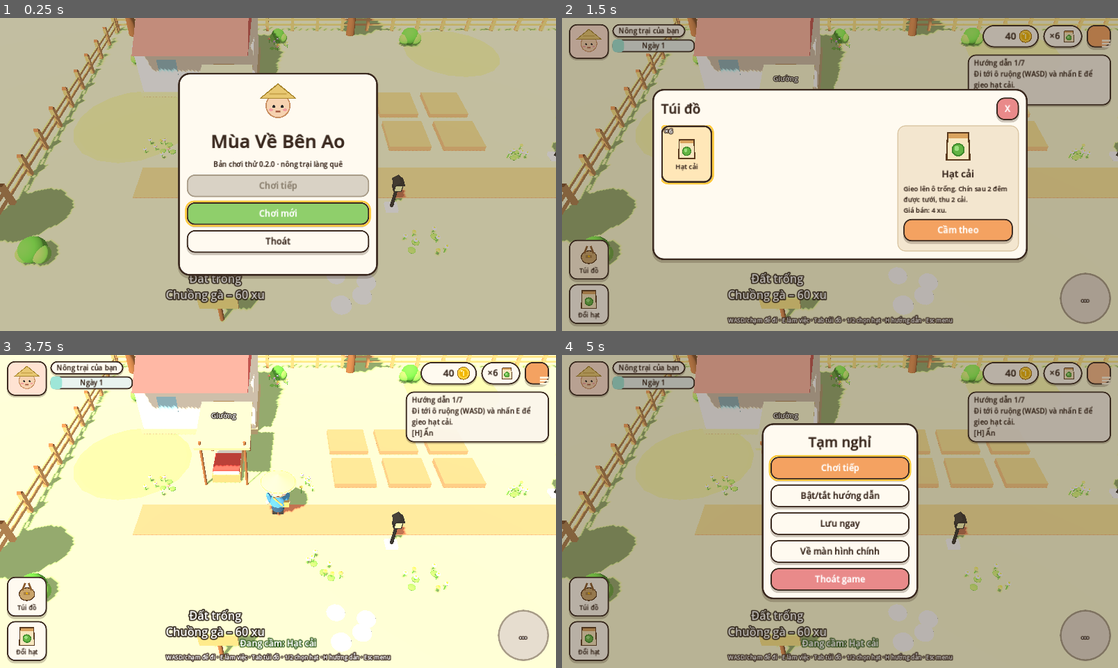
Above: before the commit, frames 1-4 (two rows, left to right).
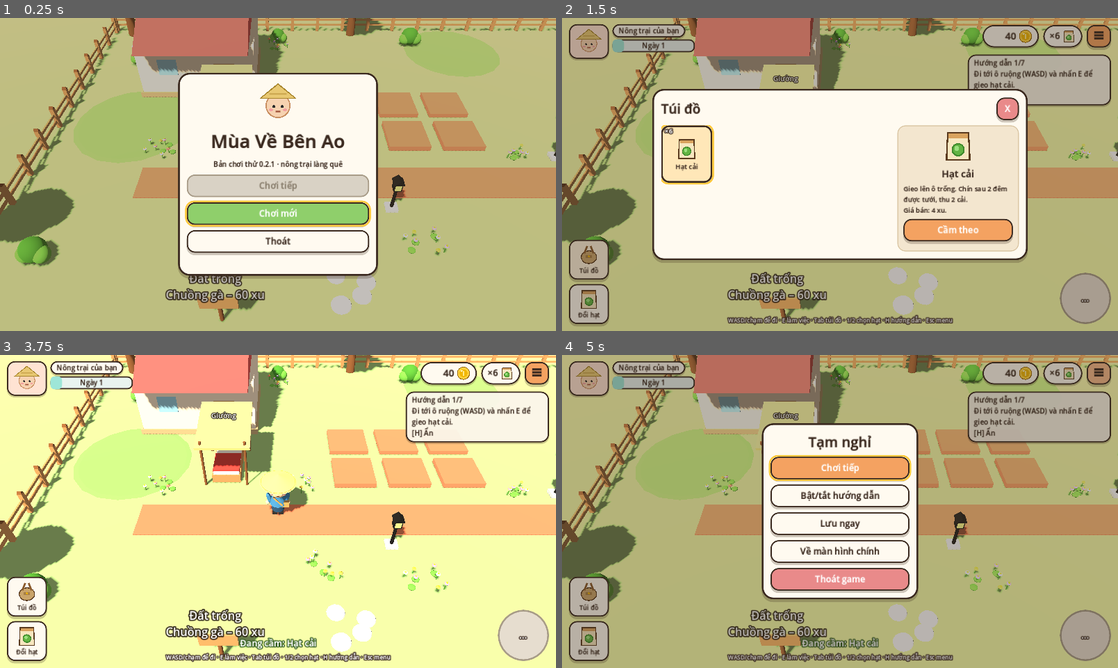
Above: after the commit, the same moments.

Repository: TrungHieu580/nong-trai-vui-ve
Game: Godot game, scene res://scenes/main.tscn
Two runs of this game, one before a commit and one after it. Both use one fixed random seed, a clock stepped at 60 frames per second and the inputs below.
Inputs (mouse positions are in pixels of both pictures, inside the frame that each line leads up to):
- Up to frame 1 (0.25 s): no input
- Up to frame 2 (1.5 s): click "Chơi mới" at 0.5 s; click (589, 259) at 1.25 s
- Up to frame 3 (3.75 s): click (27, 639) at 2 s; click "×6" at 2.75 s; click "Cầm theo" at 3.5 s
- Up to frame 4 (5 s): click (1101, 373) at 4.25 s

The runs differ from the first frame. In frame 1, 74% of the frame differs, in the area x 0-100%, y 0-100%; in frame 2, 49%; in frame 3, 86%; in frame 4, 69%.

Commit message:
Giảm chói ánh sáng, sửa biểu tượng menu

Diff:
--- a/MuaVeBenAo/scripts/main.gd
+++ b/MuaVeBenAo/scripts/main.gd
@@ -242,14 +242,14 @@
 	env.ambient_light_color = Color("fff3e6")
 	# Bản Web dùng trình kết xuất Compatibility, cảnh sáng hơn bản PC nên giảm nắng,
 	# tăng ánh sáng môi trường để bóng đổ mềm kiểu tranh vẽ.
-	env.ambient_light_energy = 0.45
+	env.ambient_light_energy = 0.22
 	env.tonemap_mode = Environment.TONE_MAPPER_FILMIC
 	var we := WorldEnvironment.new()
 	we.environment = env
 	add_child(we)
 	var sun := DirectionalLight3D.new()
 	sun.rotation_degrees = Vector3(-55, -35, 0)
-	sun.light_energy = 0.55
+	sun.light_energy = 0.5
 	sun.light_color = Color("fff1d6")
 	sun.shadow_enabled = true
 	add_child(sun)
--- a/MuaVeBenAo/scripts/sim/game_data.gd
+++ b/MuaVeBenAo/scripts/sim/game_data.gd
@@ -2,7 +2,7 @@
 ## Dữ liệu cấu hình: vật phẩm, cây trồng, vật nuôi, ao, công trình, hướng dẫn.
 ## Cân bằng game bằng cách sửa số ở đây – không cần đụng vào logic.
 
-const GAME_VERSION := "0.2.0"
+const GAME_VERSION := "0.2.1"
 const SCHEMA_VERSION := 1
 const START_COINS := 40
 const START_INVENTORY := {"seed_leafy_greens": 6}
--- a/MuaVeBenAo/scripts/ui/game_ui.gd
+++ b/MuaVeBenAo/scripts/ui/game_ui.gd
@@ -388,7 +388,8 @@
 	menu_b.focus_mode = Control.FOCUS_NONE
 	menu_b.pressed.connect(_on_menu_button)
 	var mi = ItemIcon.new("menu", 34.0)
-	mi.set_anchors_and_offsets_preset(Control.PRESET_CENTER)
+	mi.size = Vector2(34, 34)
+	mi.position = Vector2(11, 7)
 	menu_b.add_child(mi)
 	top_right.add_child(menu_b)
 	hud.add_child(top_right)
--- a/MuaVeBenAo/scripts/ui/item_icon.gd
+++ b/MuaVeBenAo/scripts/ui/item_icon.gd
@@ -256,4 +256,4 @@
 
 func _menu() -> void:
 	for y in [0.3, 0.5, 0.7]:
-		_line(0.22, y, 0.78, y, Color("fff6e0"), 0.09)
+		_line(0.2, y, 0.8, y, Color("3b2a20"), 0.11)
--- a/MuaVeBenAo/scripts/world/art.gd
+++ b/MuaVeBenAo/scripts/world/art.gd
@@ -41,7 +41,8 @@
 	if not _mats.has(key):
 		var m := StandardMaterial3D.new()
 		m.albedo_color = c
-		m.roughness = 0.85
+		m.roughness = 1.0
+		m.metallic_specular = 0.15
 		_mats[key] = m
 	return _mats[key]
 
